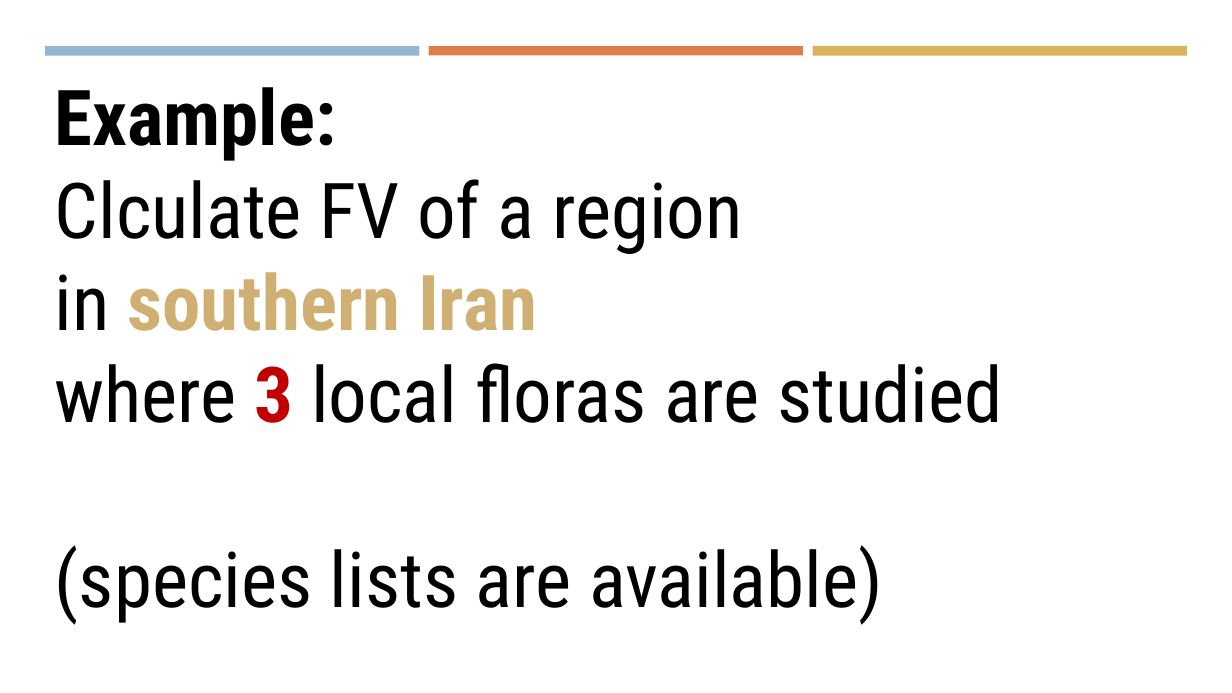
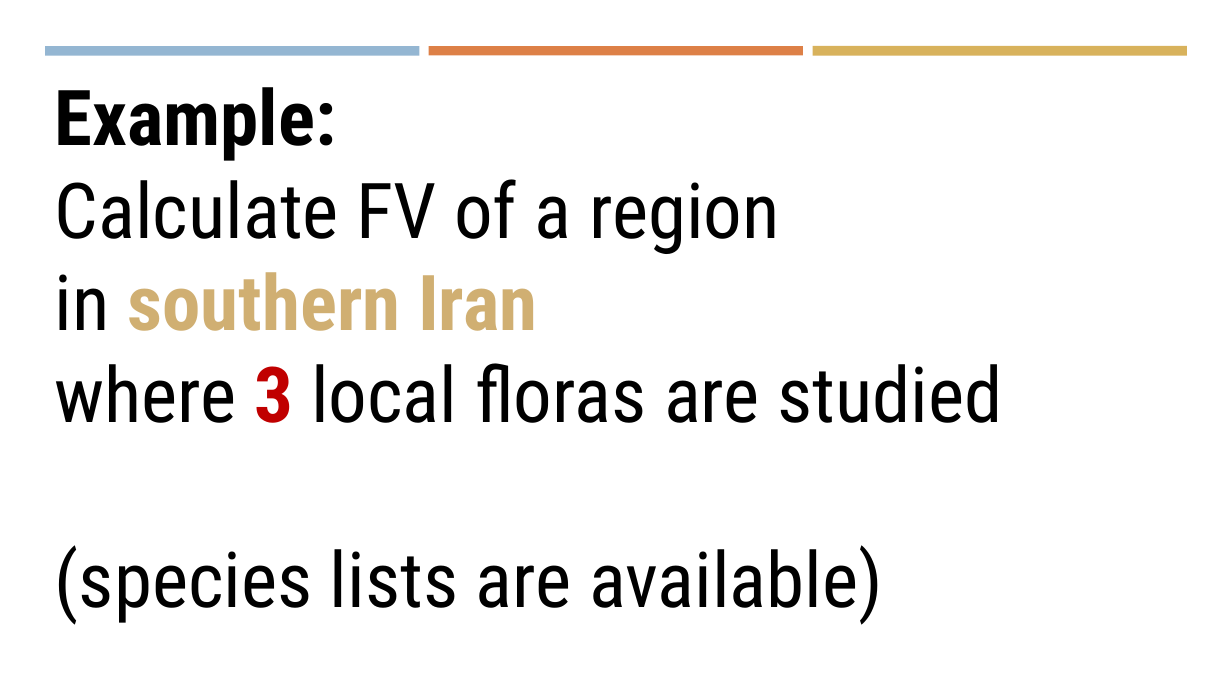
Before and after one commit to msht-ir/Alamutw, a slide deck: slide 16 of AlamutB/.appCatalog/_demo for Alamut - LinkedIn.pptx. Drawn at 1232x693 pixels with LibreOffice and Linux fonts; fonts in the diff are those of the drawing. Boxes give left, top, right and bottom in pixels: in the first picture for what was removed or moved away, otherwise in the second. Text is boxed around its words. In the diff, an @@ line names an element or a change of style, - is before the commit and + after.

```diff
--- a/AlamutB/.appCatalog/_demo for Alamut - LinkedIn.pptx
+++ b/AlamutB/.appCatalog/_demo for Alamut - LinkedIn.pptx
@@ text at (55,179,779,254): text changed @@
-Clculate FV of a region
+Calculate FV of a region
```
Also in this commit, not shown: 4 slides added, 11 other files.
